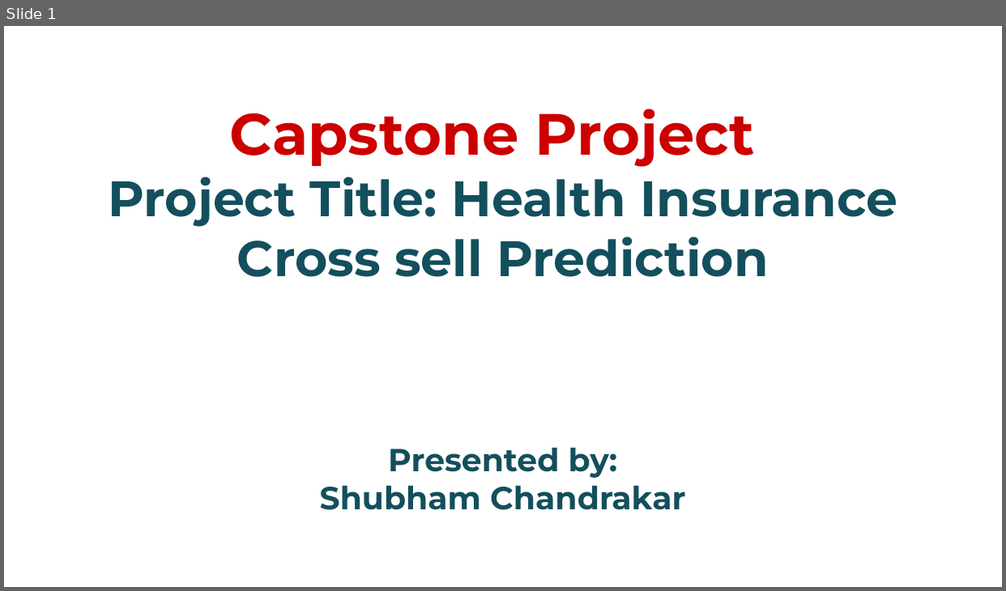
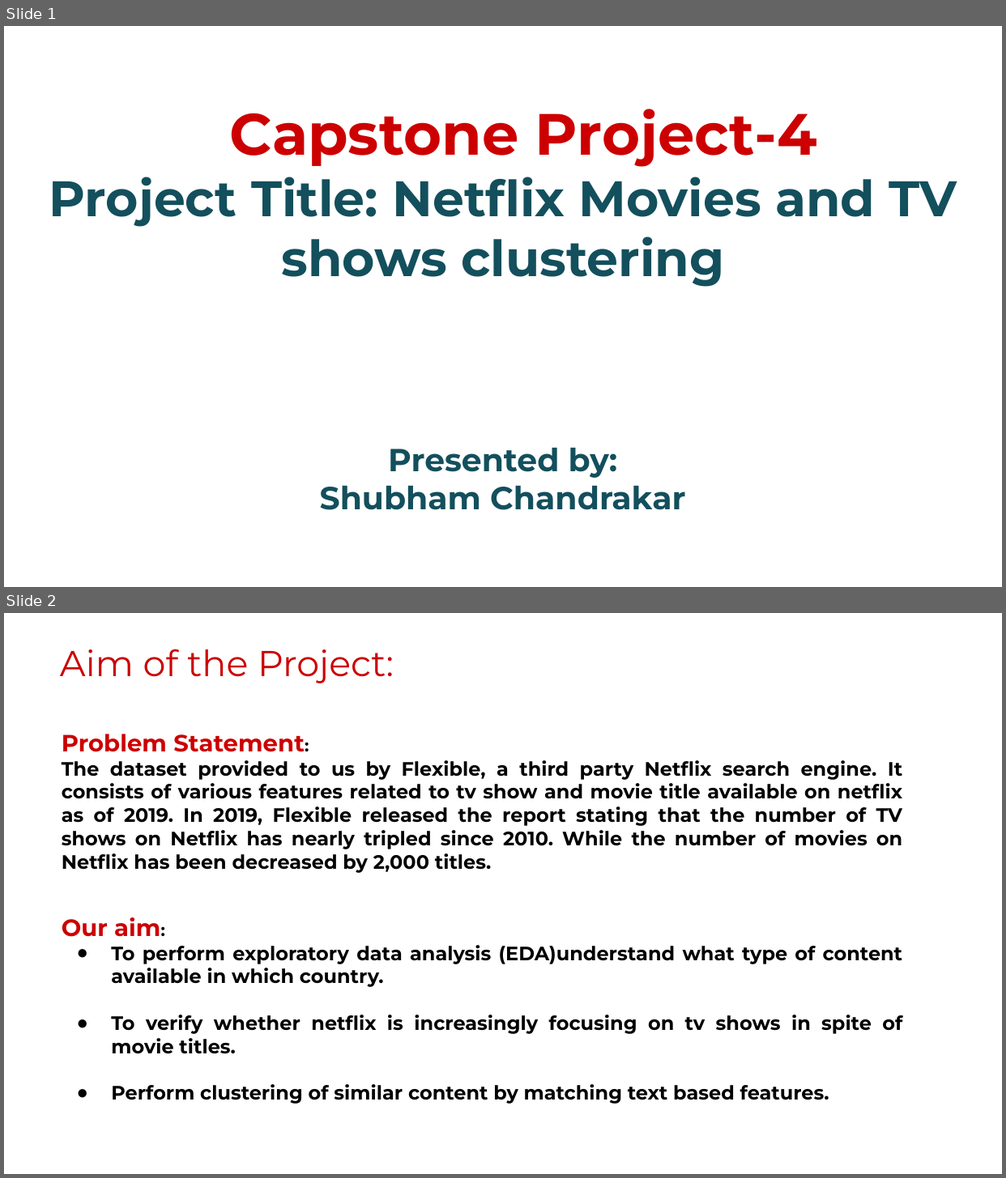
Before and after one commit to chandrakar-shubham/health-insurance-cross-sell-prediction, a slide deck: Project_presentation.pptx. Shown one above the other, each under a label of ours: slide 1 before the commit, slides 1 and 2 after it. The pictures are 1006x591 and 1006x1178 pixels, drawn with LibreOffice and Linux fonts; fonts in the diff are those of the drawing; background and template pictures are left out. Boxes give left, top, right and bottom in pixels: in the first picture for what was removed or moved away, otherwise in the second. Text is boxed around its words. In the diff, an @@ line names an element or a change of style, - is before the commit and + after.

```diff
--- a/Project_presentation.pptx
+++ b/Project_presentation.pptx
@@ slide 2 added at (4, 613, 1002, 1174), background #FFFFFF @@
@@ text added at (60, 649, 394, 683), 26 pt, text #CC0000 @@
+Aim of the Project:
@@ text added at (62, 734, 903, 1104), 14 pt, text #000000, bold @@
+Problem Statement:
+The dataset provided to us by Flexible, a third party Netflix search engine. It consists of various features related to tv show and movie title available on netflix as of 2019. In 2019, Flexible released the report stating that the number of TV shows on Netflix has nearly tripled since 2010. While the number of movies on Netflix has been decreased by 2,000 titles.
+Our aim:
+● To perform exploratory data analysis (EDA)understand what type of content available in which country.
+● To verify whether netflix is increasingly focusing on tv shows in spite of movie titles.
+● Perform clustering of similar content by matching text based features.
@@ slide 1 changed as well @@
@@ title at (49, 109, 957, 287): text changed @@
-Capstone Project
-Project Title: Health Insurance Cross sell Prediction
+Capstone Project-4
+Project Title: Netflix Movies and TV shows clustering
```
Also in this commit, not shown: 15 other slides added, 22 slides removed.
